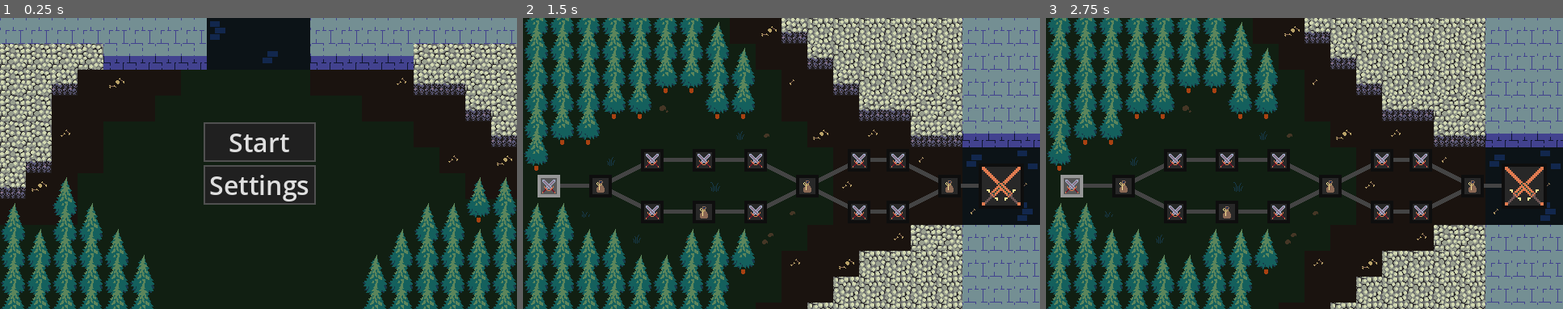
Above: before the commit, frames 1-3 (left to right).
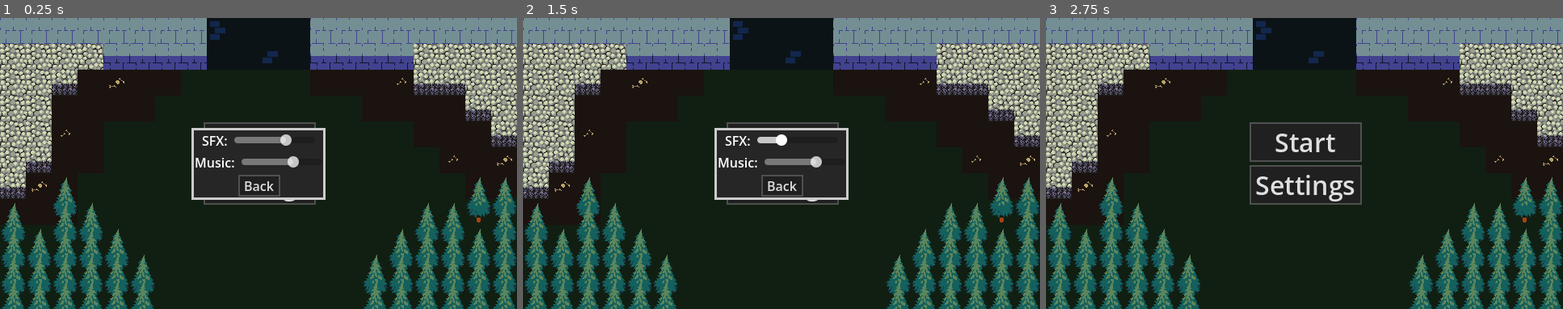
Above: after the commit, the same moments.

Repository: morie197/party_paranoia
Game: Godot game, scene res://main_menu.tscn
The game is run twice, just before and just after one commit, with the same random seed, the same clock (stepped at 60 frames per second) and the same inputs.
Inputs (mouse positions are in pixels of both pictures, inside the frame that each line leads up to):
- Up to frame 1 (0.25 s): no input
- Up to frame 2 (1.5 s): click "Start" at 0.5 s; click (781, 143) at 1.25 s, where only the run after the commit has a clickable "Start"
- Up to frame 3 (2.75 s): click (1304, 183) at 2 s, where only the run after the commit has a clickable "Settings"

The runs differ from the first frame. In frame 1, 2.5% of the frame differs, in the area x 37-63%, y 37-63%; in frame 2, 48%, in the area x 0-100%, y 0-100%; in frame 3, 48%.

Commit message:
[Add] Settings menu

Diff:
--- /dev/null
+++ b/default_bus_layout.tres
@@ -0,0 +1,15 @@
+[gd_resource type="AudioBusLayout" format=3 uid="uid://dj6pbbsibcyme"]
+
+[resource]
+bus/1/name = &"SFX"
+bus/1/solo = false
+bus/1/mute = false
+bus/1/bypass_fx = false
+bus/1/volume_db = 0.0
+bus/1/send = &"Master"
+bus/2/name = &"Music"
+bus/2/solo = false
+bus/2/mute = false
+bus/2/bypass_fx = false
+bus/2/volume_db = 0.0
+bus/2/send = &"Master"
--- a/main_menu.gd
+++ b/main_menu.gd
@@ -3,7 +3,7 @@
 @onready var start = %Start
 @onready var settings = %Settings
 
-
+@onready var settings_menu = %SettingsMenu
 
 # Called when the node enters the scene tree for the first time.
 func _ready():
@@ -16,4 +16,4 @@
 	GameManager.load_map()
 
 func _settings():
-	pass
+	settings_menu.show()
--- a/main_menu.tscn
+++ b/main_menu.tscn
@@ -4,6 +4,7 @@
 [ext_resource type="StyleBox" uid="uid://djotla8lep23k" path="res://ui/styleboxes/shop_button_normal.tres" id="1_fu7sn"]
 [ext_resource type="Script" uid="uid://d3xo011c4w234" path="res://main_menu.gd" id="1_jix8l"]
 [ext_resource type="StyleBox" uid="uid://rge205efwt3x" path="res://ui/styleboxes/shop_button_pressed.tres" id="2_jix8l"]
+[ext_resource type="Script" uid="uid://csylm4db0lkam" path="res://settings_menu.gd" id="5_glbon"]
 
 [sub_resource type="NavigationPolygon" id="NavigationPolygon_kedo2"]
 vertices = PackedVector2Array(16, 16, -16, 16, -16, -16, 16, -16)
@@ -255,6 +256,17 @@
 navigation_layer_0/layers = 1
 sources/1 = SubResource("TileSetAtlasSource_7vrkn")
 
+[sub_resource type="StyleBoxFlat" id="StyleBoxFlat_nlkkf"]
+content_margin_left = 4.0
+content_margin_top = 4.0
+content_margin_right = 4.0
+content_margin_bottom = 4.0
+bg_color = Color(0.15, 0.15, 0.15, 1)
+border_width_left = 3
+border_width_top = 3
+border_width_right = 3
+border_width_bottom = 3
+
 [node name="Main Menu" type="Control" unique_id=1044060506]
 layout_mode = 3
 anchors_preset = 15
@@ -311,3 +323,71 @@
 tile_map_data = PackedByteArray("AAACAAEAAQAAAAUAAAADAAEAAQAAAAUAAAAEAAEAAQABAAIAAAAFAAEAAQABAAIAAAAGAAEAAQABAAIAAAAGAA …(1696 unchanged characters)…
 tile_set = SubResource("TileSet_fu7sn")
 navigation_enabled = false
+
+[node name="SettingsMenu" type="PanelContainer" parent="." unique_id=1471222943]
+unique_name_in_owner = true
+z_index = 5
+layout_mode = 1
+anchors_preset = 8
+anchor_left = 0.5
+anchor_top = 0.5
+anchor_right = 0.5
+anchor_bottom = 0.5
+offset_left = -20.0
+offset_top = -20.0
+offset_right = 20.0
+offset_bottom = 20.0
+grow_horizontal = 2
+grow_vertical = 2
+theme_override_styles/panel = SubResource("StyleBoxFlat_nlkkf")
+script = ExtResource("5_glbon")
+
+[node name="Settings" type="VBoxContainer" parent="SettingsMenu" unique_id=1600370542]
+layout_mode = 2
+
+[node name="HBoxContainer" type="HBoxContainer" parent="SettingsMenu/Settings" unique_id=216378890]
+layout_mode = 2
+alignment = 1
+
+[node name="RichTextLabel" type="RichTextLabel" parent="SettingsMenu/Settings/HBoxContainer" unique_id=149635765]
+layout_mode = 2
+text = "SFX: "
+fit_content = true
+autowrap_mode = 0
+
+[node name="SFXSlider" type="HSlider" parent="SettingsMenu/Settings/HBoxContainer" unique_id=1084694766]
+unique_name_in_owner = true
+custom_minimum_size = Vector2(100, 0)
+layout_mode = 2
+size_flags_vertical = 1
+max_value = 1.5
+step = 0.05
+
+[node name="HBoxContainer2" type="HBoxContainer" parent="SettingsMenu/Settings" unique_id=1979888383]
+layout_mode = 2
+alignment = 1
+
+[node name="RichTextLabel" type="RichTextLabel" parent="SettingsMenu/Settings/HBoxContainer2" unique_id=900769617]
+layout_mode = 2
+text = "Music: "
+fit_content = true
+autowrap_mode = 0
+
+[node name="MusicSlider" type="HSlider" parent="SettingsMenu/Settings/HBoxContainer2" unique_id=749773007]
+unique_name_in_owner = true
+custom_minimum_size = Vector2(100, 0)
+layout_mode = 2
+size_flags_vertical = 1
+max_value = 1.5
+step = 0.05
+
+[node name="BackButton" type="Button" parent="SettingsMenu/Settings" unique_id=1400152053]
+unique_name_in_owner = true
+layout_mode = 2
+size_flags_horizontal = 4
+theme_override_styles/normal = ExtResource("1_fu7sn")
+theme_override_styles/pressed = ExtResource("2_jix8l")
+theme_override_styles/hover = ExtResource("2_jix8l")
+theme_override_styles/disabled = ExtResource("1_fu7sn")
+theme_override_styles/focus = ExtResource("1_fu7sn")
+text = "Back"
--- /dev/null
+++ b/settings_menu.gd
@@ -0,0 +1,23 @@
+extends PanelContainer
+
+
+# Called when the node enters the scene tree for the first time.
+func _ready():
+	%BackButton.pressed.connect(hide)
+
+	%MusicSlider.value = db_to_linear(AudioServer.get_bus_volume_db(AudioServer.get_bus_index("Music")))
+	%SFXSlider.value = db_to_linear(AudioServer.get_bus_volume_db(AudioServer.get_bus_index("SFX")))
+
+	%MusicSlider.value_changed.connect(_music_changed)
+	%SFXSlider.value_changed.connect(_sfx_changed)
+
+
+func _sfx_changed(val):
+	var index = AudioServer.get_bus_index("SFX")
+	var db_value = linear_to_db(val)
+	AudioServer.set_bus_volume_db(index, db_value)
+
+func _music_changed(val):
+	var index = AudioServer.get_bus_index("Music")
+	var db_value = linear_to_db(val)
+	AudioServer.set_bus_volume_db(index, db_value)
Not shown, added: settings_menu.gd.uid
